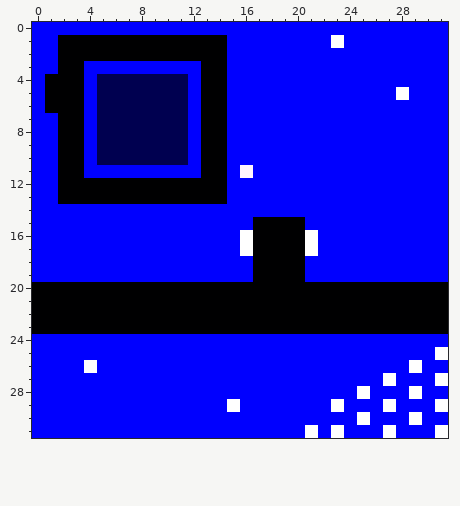
A pixel-art sprite gets an edit: out/production/Javamon_Rework_Client/terrain/0_0.png. This is how it looked before the edit.
The file is 32x32 pixels. Colours within 5 levels of each other are drawn and written as one.
After:
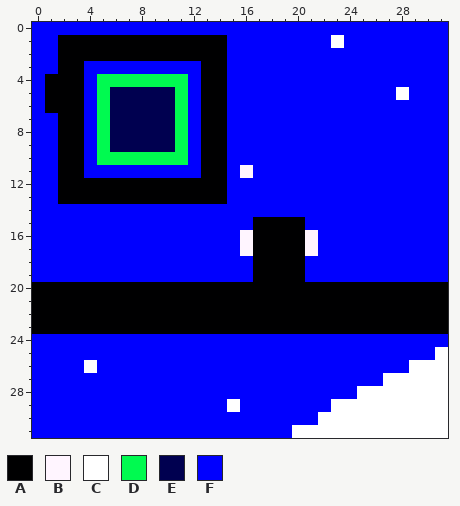
Palette (. is transparent): A #000001  B #fff5ff  C #ffffff  D #00fa50  E #000050  F #0000ff
Edits made:
The author changed colour C to colour B in rows 16 to 17 at x 16 and 21.
The author changed colour F to colour C in row 26 at x 30 to 31; in row 27 at x 28 to 30; in row 28 at x 26 to 28 and 30 to 31; in row 29 at x 24 to 26 and 28 to 30; in row 30 at x 22 to 24, 26 to 28 and 30 to 31; in row 31 at x 20, 22, 24 to 26 and 28 to 30.
The author changed colour E to colour D in row 4 at x 5 to 11; in rows 5 to 9 at x 5 and 11; in row 10 at x 5 to 11.
Pixel boxes of the changes (left, top, right, bottom) in both pictures:
changed: (97, 74, 188, 165)
changed: (240, 230, 253, 256)
changed: (305, 230, 318, 256)
changed: (292, 360, 448, 438)
